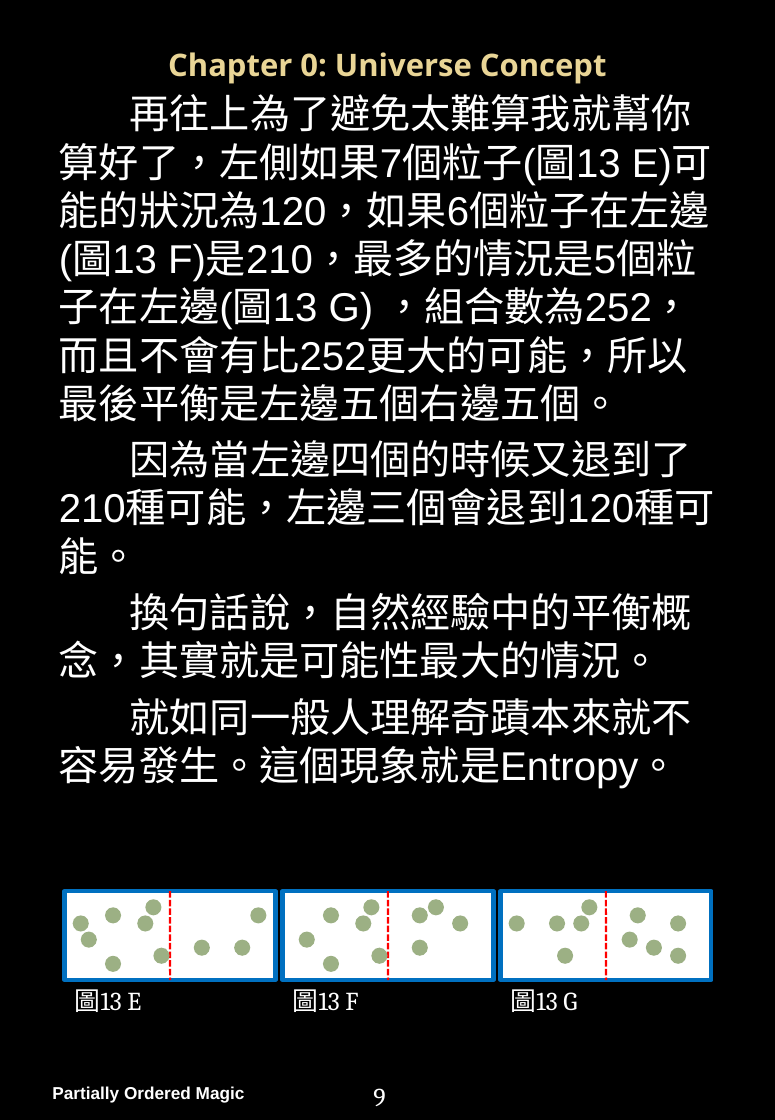
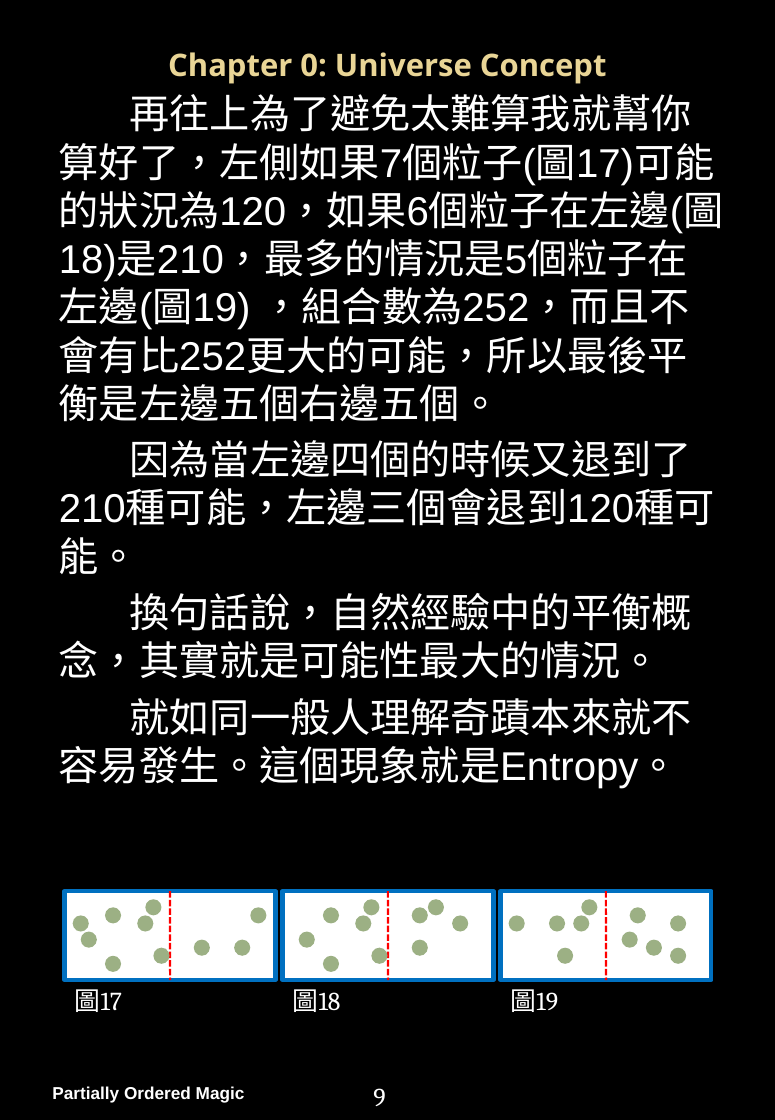
Before and after one commit to PartiallyOrderedMagic/PartiallyOrderedMagic.github.io, a slide deck: slide 9 of MyGame/Partially Ordered Magic Handbook.pptx (slide 10 before the commit). Drawn at 775x1120 pixels with LibreOffice and Linux fonts; fonts in the diff are those of the drawing; background and template pictures are left out. Boxes give left, top, right and bottom in pixels: in the first picture for what was removed or moved away, otherwise in the second. Text is boxed around its words. In the diff, an @@ line names an element or a change of style, - is before the commit and + after.

```diff
--- a/MyGame/Partially Ordered Magic Handbook.pptx
+++ b/MyGame/Partially Ordered Magic Handbook.pptx
@@ text at [59,94,723,422]: text changed @@
-再往上為了避免太難算我就幫你算好了，左側如果7個粒子(圖13 E)可能的狀況為120，如果6個粒子在左邊(圖13 F)是210，最多的情況是5個粒子在左邊(圖13 G) ，組合數為252，而且不會有比252更大的可能，所以最後平衡是左邊五個右邊五個。
+再往上為了避免太難算我就幫你算好了，左側如果7個粒子(圖17)可能的狀況為120，如果6個粒子在左邊(圖18)是210，最多的情況是5個粒子在左邊(圖19) ，組合數為252，而且不會有比252更大的可能，所以最後平衡是左邊五個右邊五個。
@@ text at [75,989,122,1012]: text changed @@
-圖13 E
+圖17
@@ text at [293,989,341,1012]: text changed @@
-圖13 F
+圖18
@@ text at [511,989,559,1012]: text changed @@
-圖13 G
+圖19
```
Also in this commit, not shown: 30 other slides changed, 55 slides added, 5 slides removed, 4 other files.
